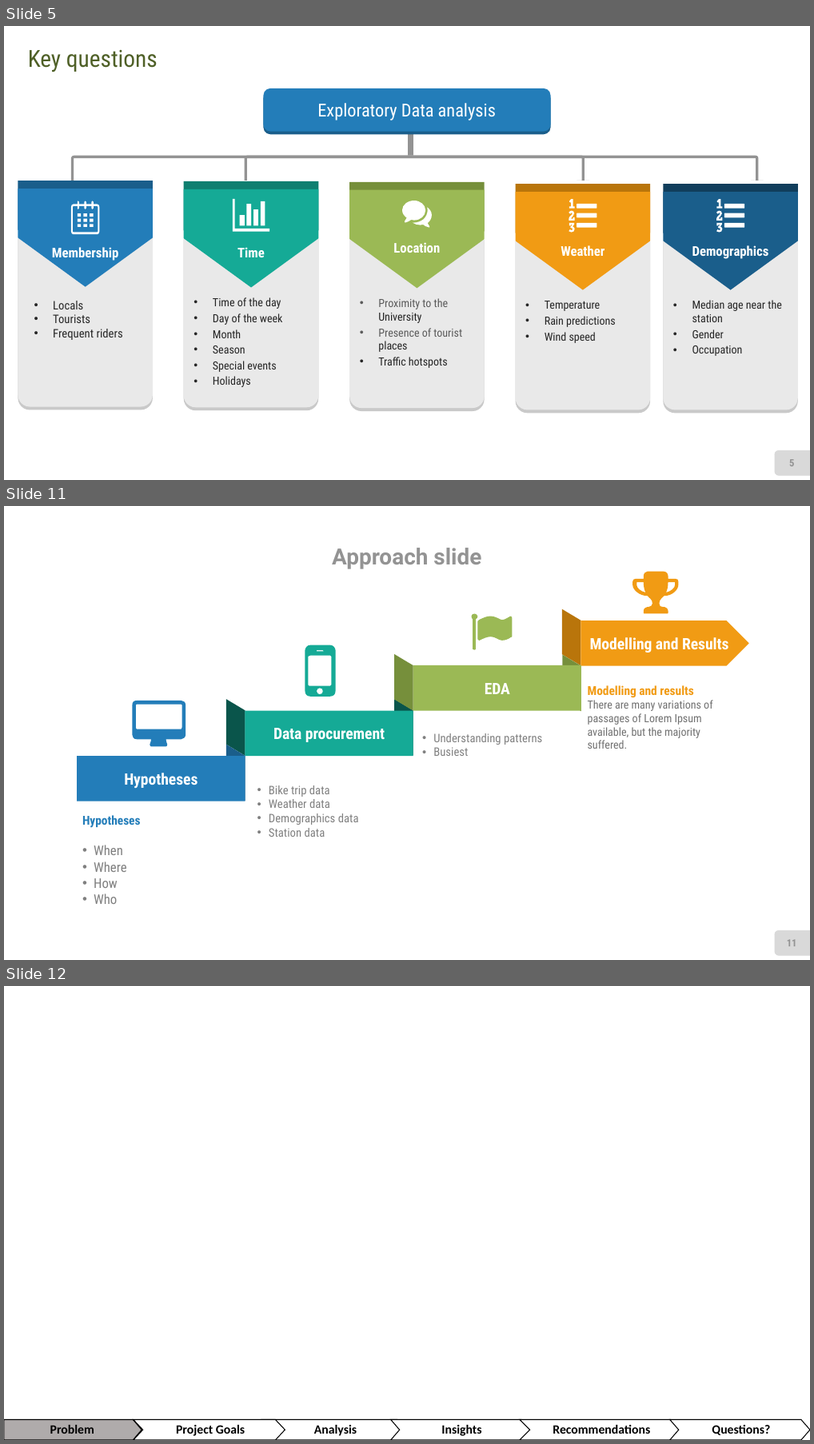
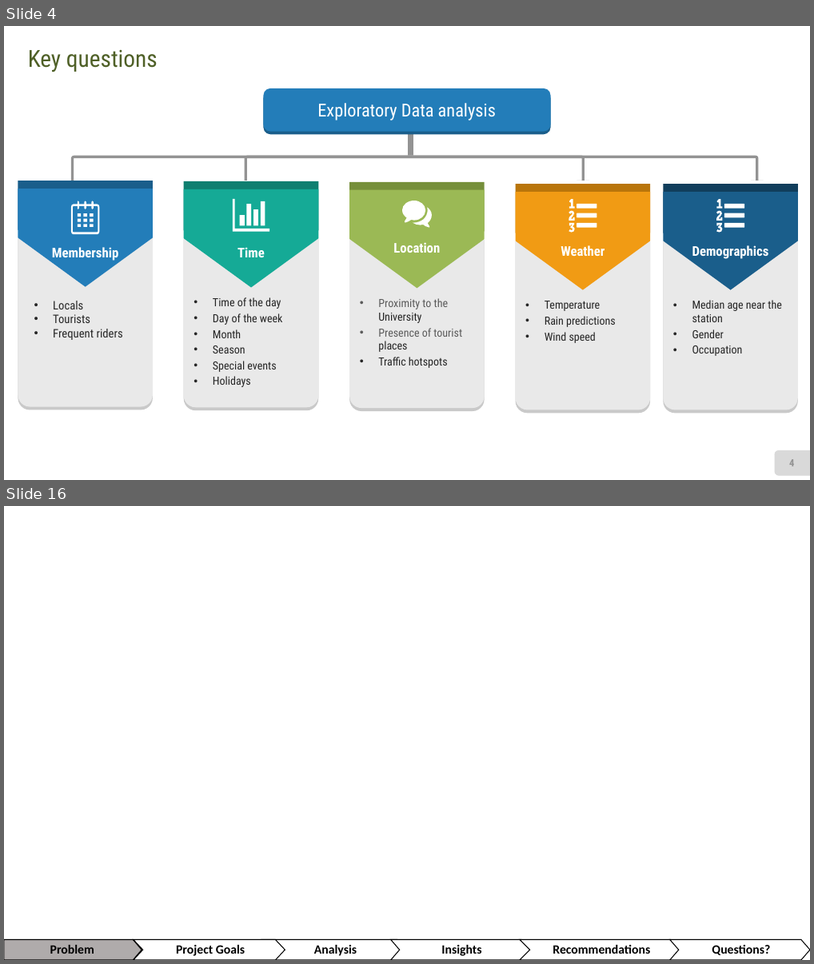
Before and after one commit to akhilesh-reddy/Strategy-consulting-for-bike-sharing, a slide deck: Group Project Final presentation.pptx. Shown one above the other, each under a label of ours: slides 5, 11 and 12 before the commit, slides 4 and 16 after it; the slides between them are not shown. The pictures are 814x1444 and 814x964 pixels, drawn with LibreOffice and Linux fonts; fonts in the diff are those of the drawing. Boxes give left, top, right and bottom in pixels: in the first picture for what was removed or moved away, otherwise in the second. Text is boxed around its words. In the diff, an @@ line names an element or a change of style, - is before the commit and + after.

```diff
--- a/Group Project Final presentation.pptx
+++ b/Group Project Final presentation.pptx
@@ slide 11 removed at [4, 506, 810, 960], background #FFFFFF; not listed: 1 template element that a slide beside it also shows @@
@@ title removed at [332, 548, 482, 569] @@
-Approach slide
@@ freeform shape removed at [633, 572, 679, 614] @@
@@ freeform shape removed at [472, 614, 512, 650] @@
@@ flow chart input output removed at [562, 609, 581, 665] @@
@@ pentagon arrow removed at [581, 620, 750, 666] @@
-Modelling and Results
@@ freeform shape removed at [306, 645, 335, 696] @@
@@ flow chart input output removed at [394, 654, 414, 711] @@
@@ rectangle removed at [414, 665, 582, 711] @@
-EDA
@@ flow chart input output removed at [563, 655, 582, 711] @@
@@ text removed at [588, 685, 713, 748] @@
-Modelling and results
-There are many variations of passages of Lorem Ipsum available, but the majority suffered.
@@ freeform shape removed at [132, 700, 186, 746] @@
@@ flow chart input output removed at [226, 699, 246, 756] @@
@@ rectangle removed at [246, 711, 414, 756] @@
-Data procurement
@@ flow chart input output removed at [394, 699, 414, 756] @@
@@ flow chart input output removed at [226, 744, 246, 800] @@
@@ text removed at [434, 733, 542, 756] @@
-• Understanding patterns
-• Busiest
@@ rectangle removed at [77, 756, 246, 801] @@
-Hypotheses
@@ text removed at [269, 785, 359, 836] @@
-• Bike trip data
-• Weather data
-• Demographics data
-• Station data
@@ text removed at [82, 815, 141, 904] @@
-Hypotheses
-• When
-• Where
-• How
-• Who
@@ page number removed at [787, 939, 798, 946] @@
-11
@@ what was slide 5 is now slide 4 @@
@@ page number at [790, 459, 794, 466]: text changed @@
-5
+4
@@ what was slide 12 is now slide 16 @@
```
Also in this commit, not shown: 10 slides added, 9 other slides removed.
